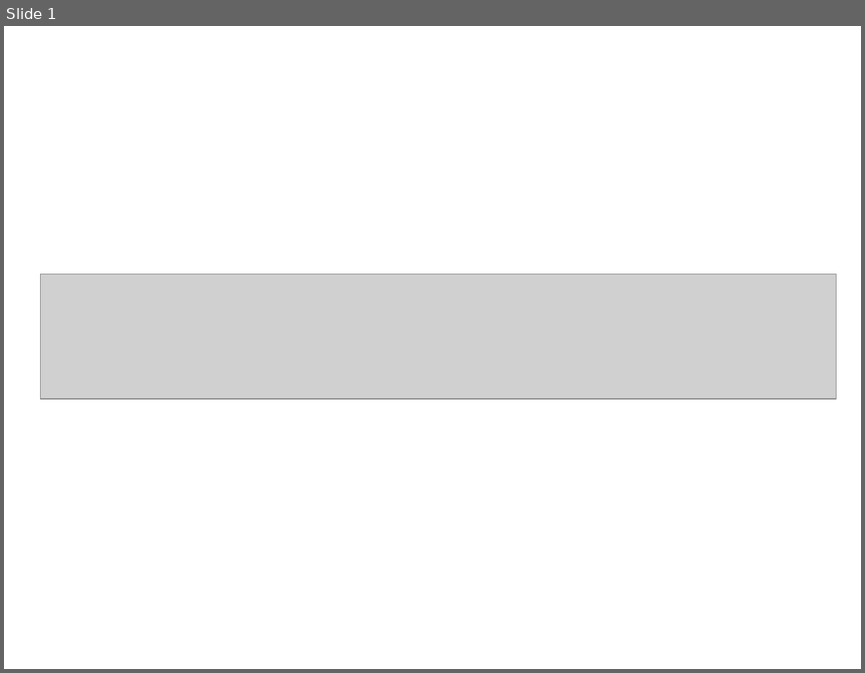
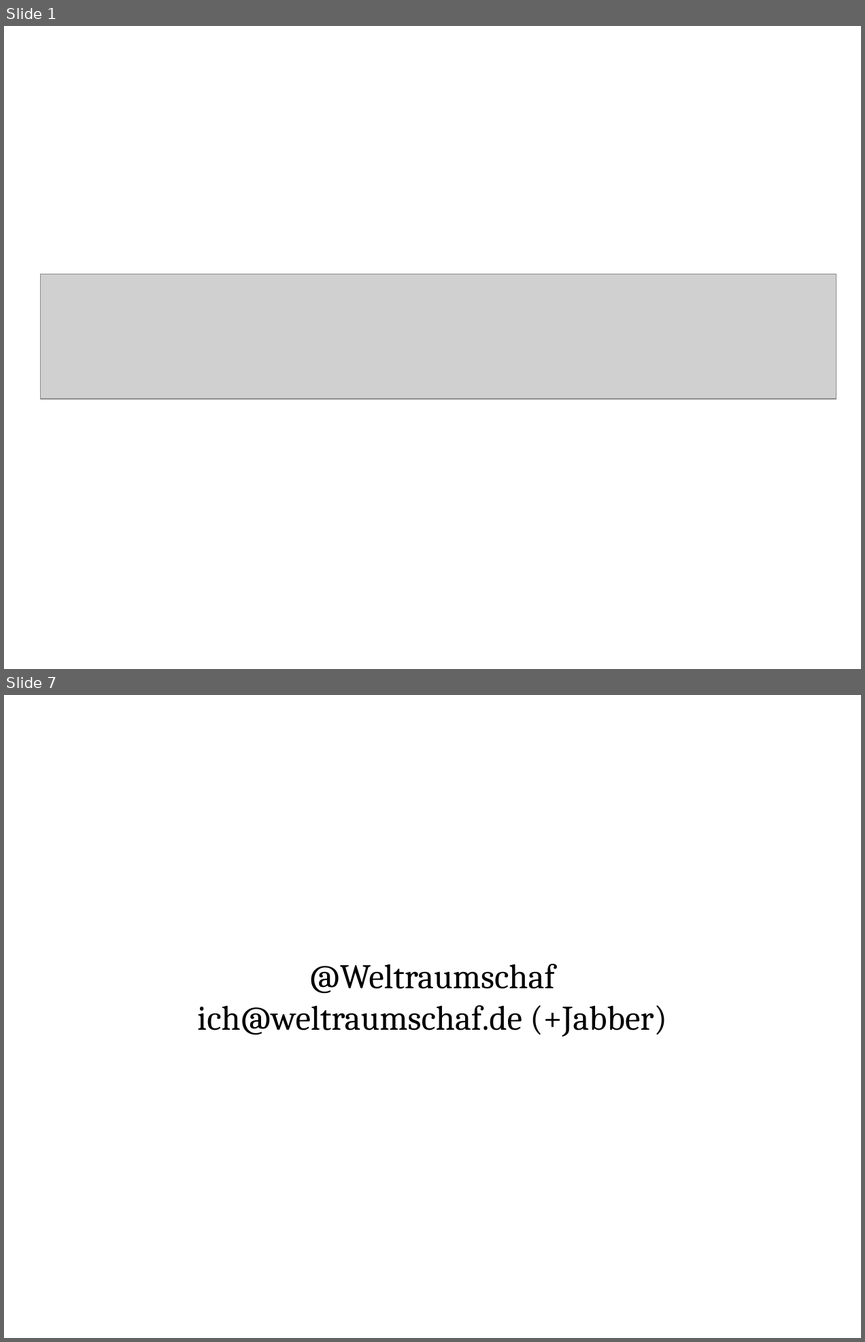
Before and after one commit to Weltraumschaf/Slides, a slide deck: Softwerkskammer-Barcamp5-Stuttgart/Softwerkskammer.odp. Shown one above the other, each under a label of ours: slide 1 before the commit, slides 1 and 7 after it; the slides between them are not shown. The pictures are 865x673 and 865x1342 pixels, drawn with LibreOffice and Linux fonts; fonts in the diff are those of the drawing; grey boxes stand for pictures. Boxes give left, top, right and bottom in pixels: in the first picture for what was removed or moved away, otherwise in the second. Text is boxed around its words. In the diff, an @@ line names an element or a change of style, - is before the commit and + after.

```diff
--- a/Softwerkskammer-Barcamp5-Stuttgart/Softwerkskammer.odp
+++ b/Softwerkskammer-Barcamp5-Stuttgart/Softwerkskammer.odp
@@ slide 7 added at <box>4,695,861,1338</box>, background #FFFFFF @@
@@ subtitle added at <box>197,964,667,1036</box>, 32 pt, text #000000 @@
+@Weltraumschaf
+ich@weltraumschaf.de (+Jabber)
```
Also in this commit, not shown: 1 slide changed, 4 other slides added, 1 slide removed, 1 other file.
